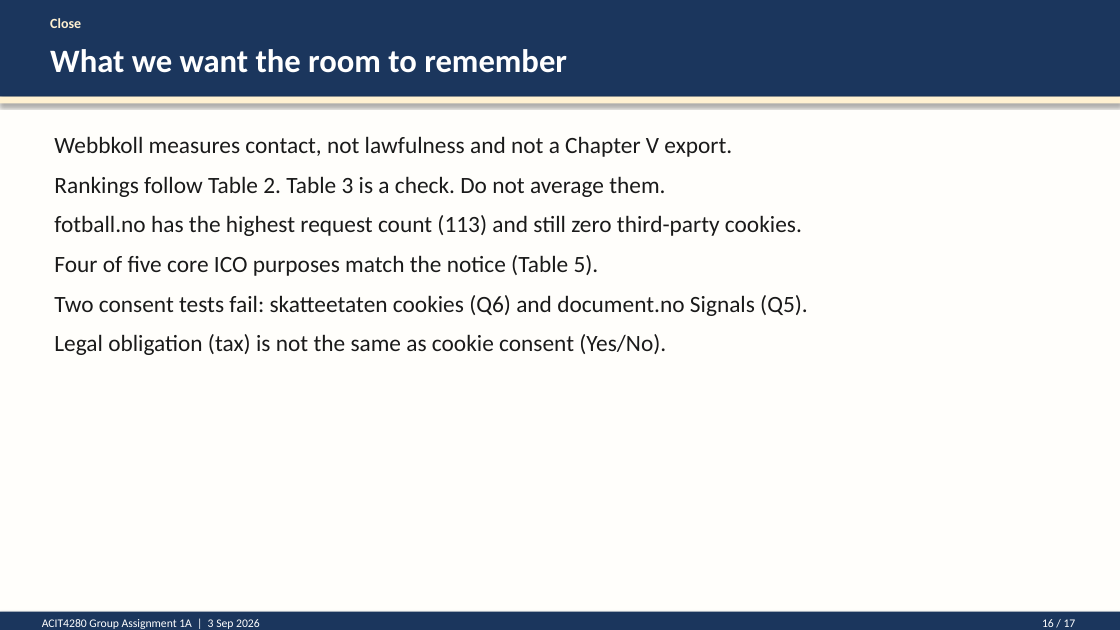
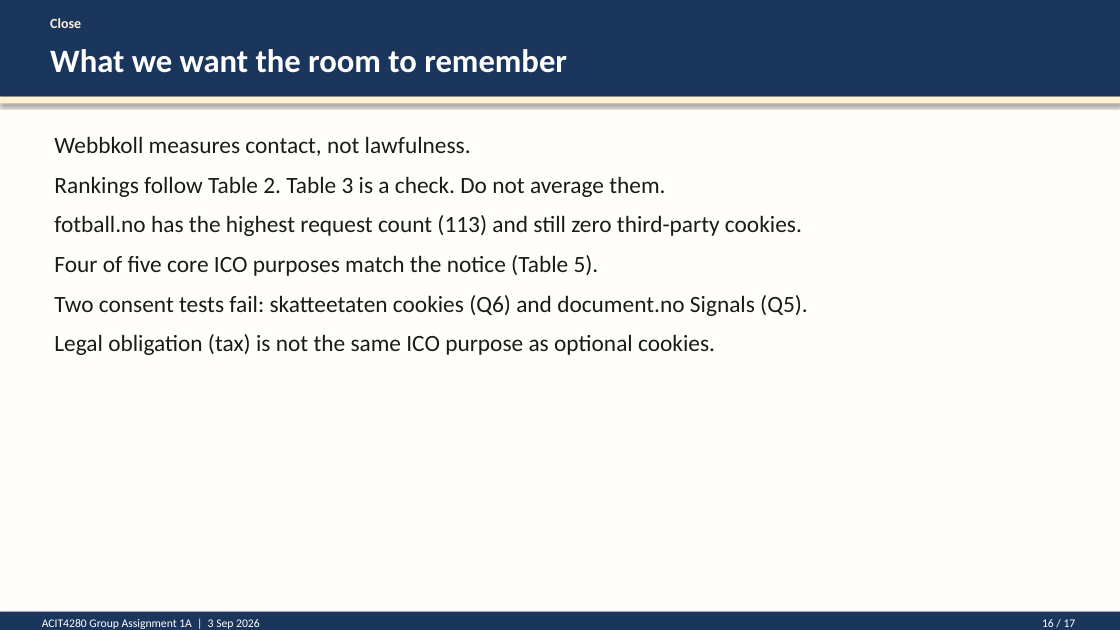
Before and after one commit to kasa031/Bacheloroppgave, a slide deck: slide 16 of ACIT4280_1A_presentation.pptx. Drawn at 1120x630 pixels with LibreOffice and Linux fonts; fonts in the diff are those of the drawing. Boxes give left, top, right and bottom in pixels: in the first picture for what was removed or moved away, otherwise in the second. Text is boxed around its words. In the diff, an @@ line names an element or a change of style, - is before the commit and + after.

```diff
--- a/ACIT4280_1A_presentation.pptx
+++ b/ACIT4280_1A_presentation.pptx
@@ text at box(54, 136, 471, 156): text changed @@
-Webbkoll measures contact, not lawfulness and not a Chapter V export.
+Webbkoll measures contact, not lawfulness.
@@ text at box(54, 334, 715, 355): text changed @@
-Legal obligation (tax) is not the same as cookie consent (Yes/No).
+Legal obligation (tax) is not the same ICO purpose as optional cookies.
```
Also in this commit, not shown: 7 other slides changed, 14 other files.
